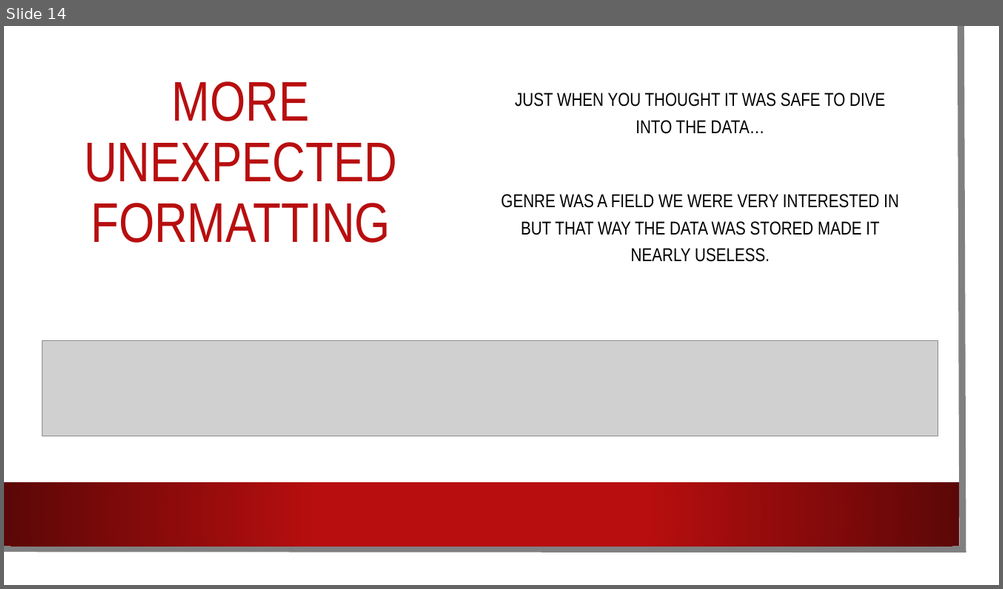
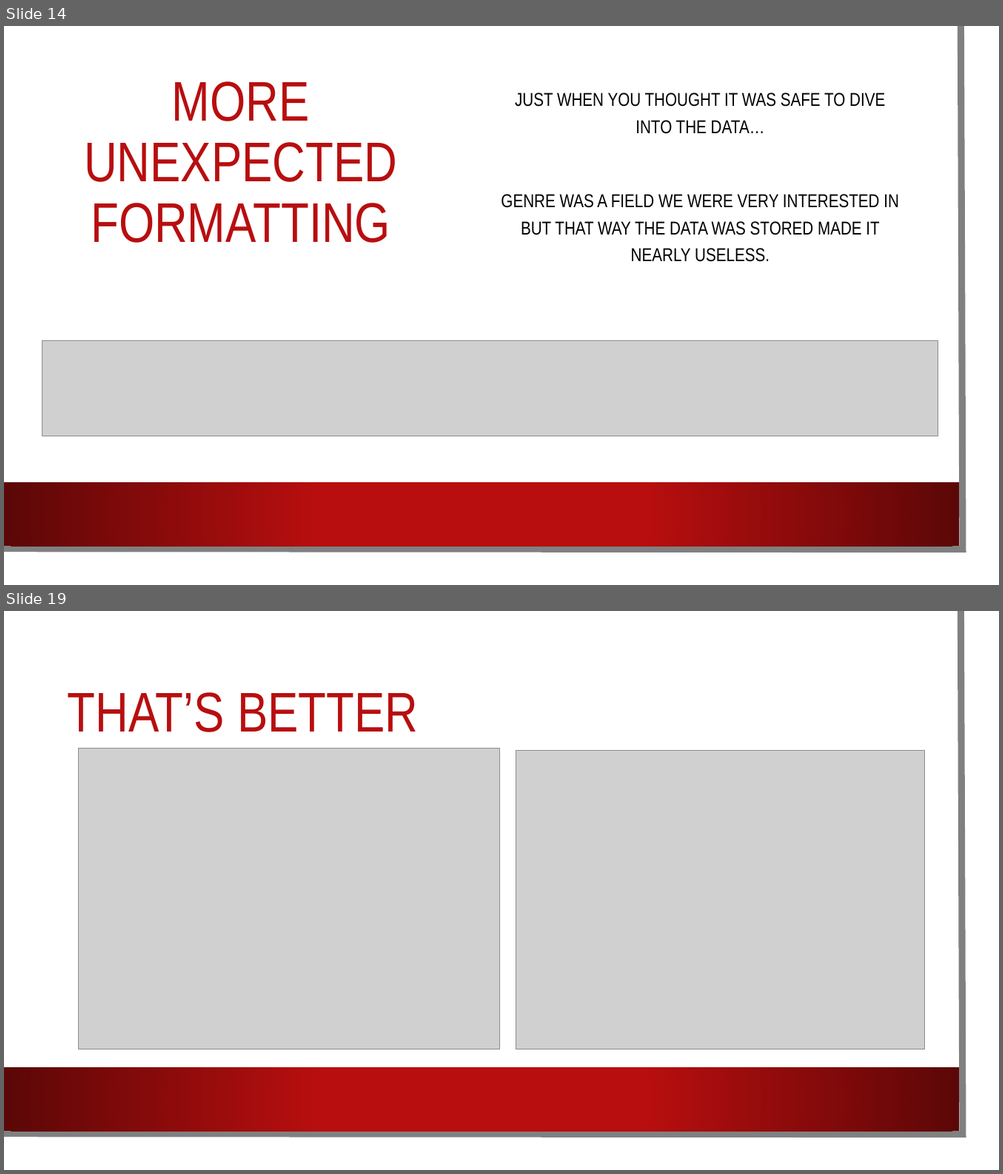
Before and after one commit to mlubin2/Movie_Project, a slide deck: Movie PP.pptx. Shown one above the other, each under a label of ours: slide 14 before the commit, slides 14 and 19 after it; the slides between them are not shown. The pictures are 1003x589 and 1003x1174 pixels, drawn with LibreOffice and Linux fonts; fonts in the diff are those of the drawing; grey boxes stand for pictures; background and template pictures are left out. Boxes give left, top, right and bottom in pixels: in the first picture for what was removed or moved away, otherwise in the second. Text is boxed around its words. In the diff, an @@ line names an element or a change of style, - is before the commit and + after.

```diff
--- a/Movie PP.pptx
+++ b/Movie PP.pptx
@@ slide 19 added at box(4, 611, 999, 1170), background picture (left out); not listed: 3 template elements that a slide beside it also shows @@
@@ title added at box(68, 692, 418, 732), 54 pt, text #B80E0F @@
+THAT’S BETTER
@@ picture added at box(79, 749, 500, 1050) @@
@@ picture added at box(516, 751, 924, 1049) @@
```
Also in this commit, not shown: 10 slides changed, 3 other slides added.
